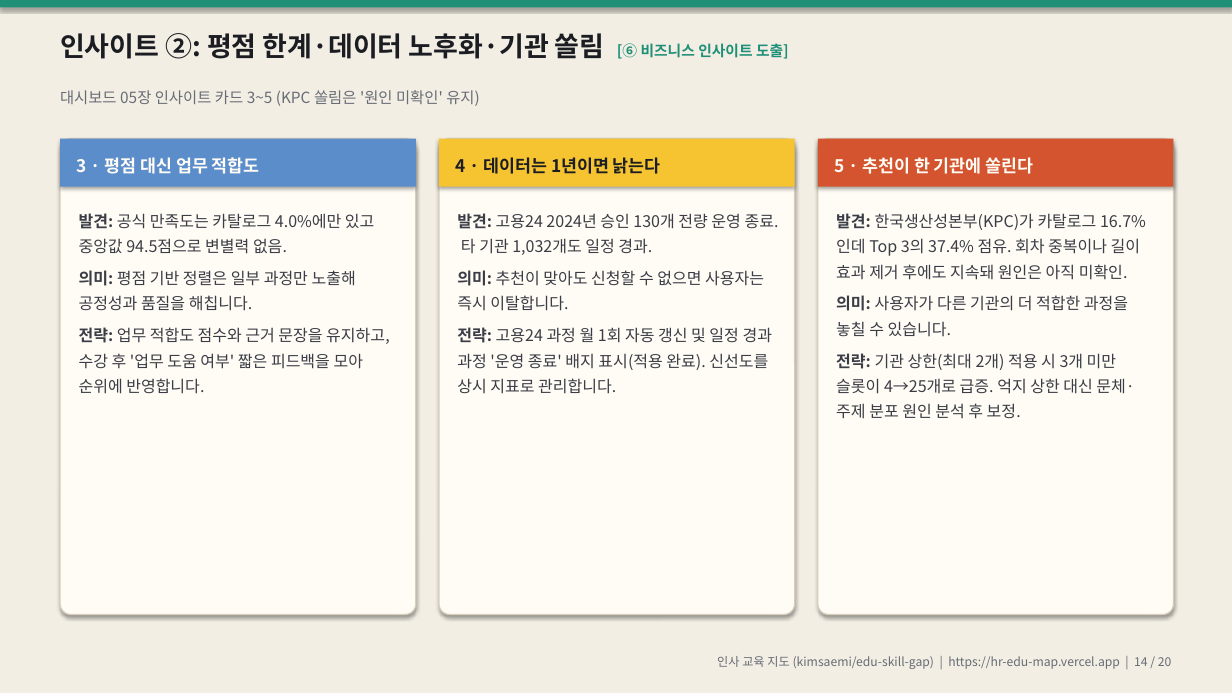
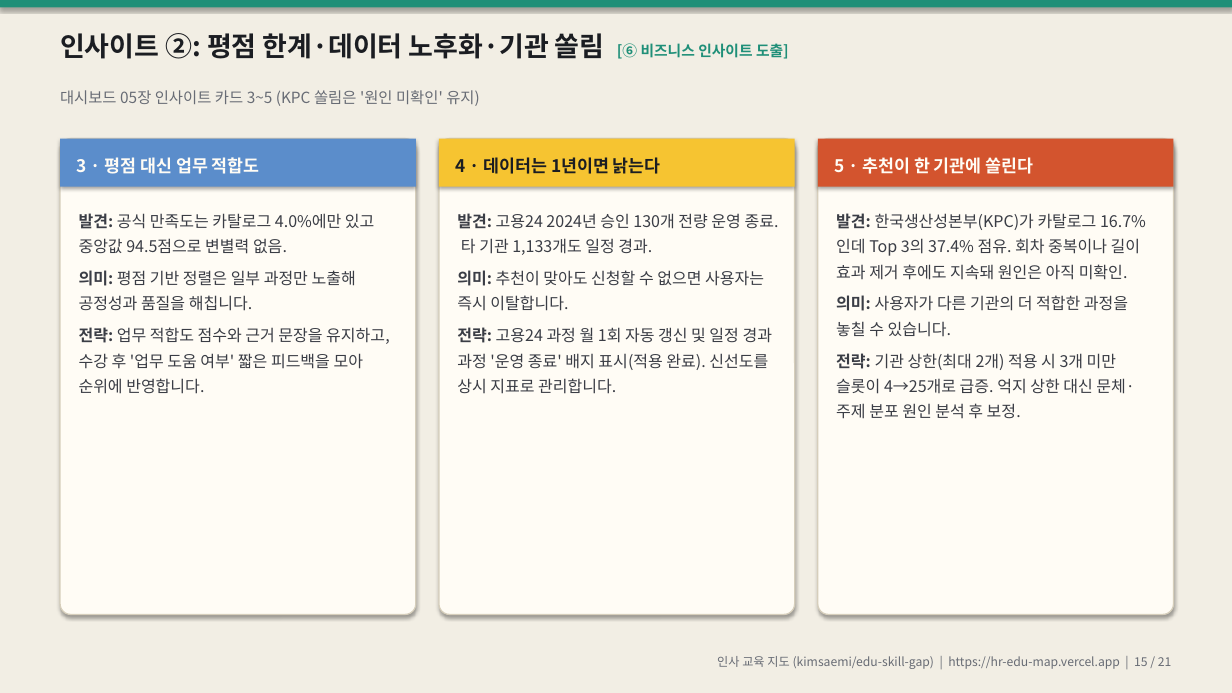
Before and after one commit to kimsaemi/edu-skill-gap, a slide deck: slide 15 of presentation/HR_교육지도_발표.pptx (slide 14 before the commit). Drawn at 1232x693 pixels with LibreOffice and Linux fonts; fonts in the diff are those of the drawing. Boxes give left, top, right and bottom in pixels: in the first picture for what was removed or moved away, otherwise in the second. Text is boxed around its words. In the diff, an @@ line names an element or a change of style, - is before the commit and + after.

```diff
--- a/presentation/HR_교육지도_발표.pptx
+++ b/presentation/HR_교육지도_발표.pptx
@@ text at (457, 213, 779, 255): text changed @@
-발견: 고용24 2024년 승인 130개 전량 운영 종료. 타 기관 1,032개도 일정 경과.
+발견: 고용24 2024년 승인 130개 전량 운영 종료. 타 기관 1,133개도 일정 경과.
@@ text at (717, 656, 1172, 669): text changed @@
-인사 교육 지도 (kimsaemi/edu-skill-gap) | https://hr-edu-map.vercel.app | 14 / 20
+인사 교육 지도 (kimsaemi/edu-skill-gap) | https://hr-edu-map.vercel.app | 15 / 21
```
Also in this commit, not shown: 19 other slides changed, 1 slide added, 8 other files.
